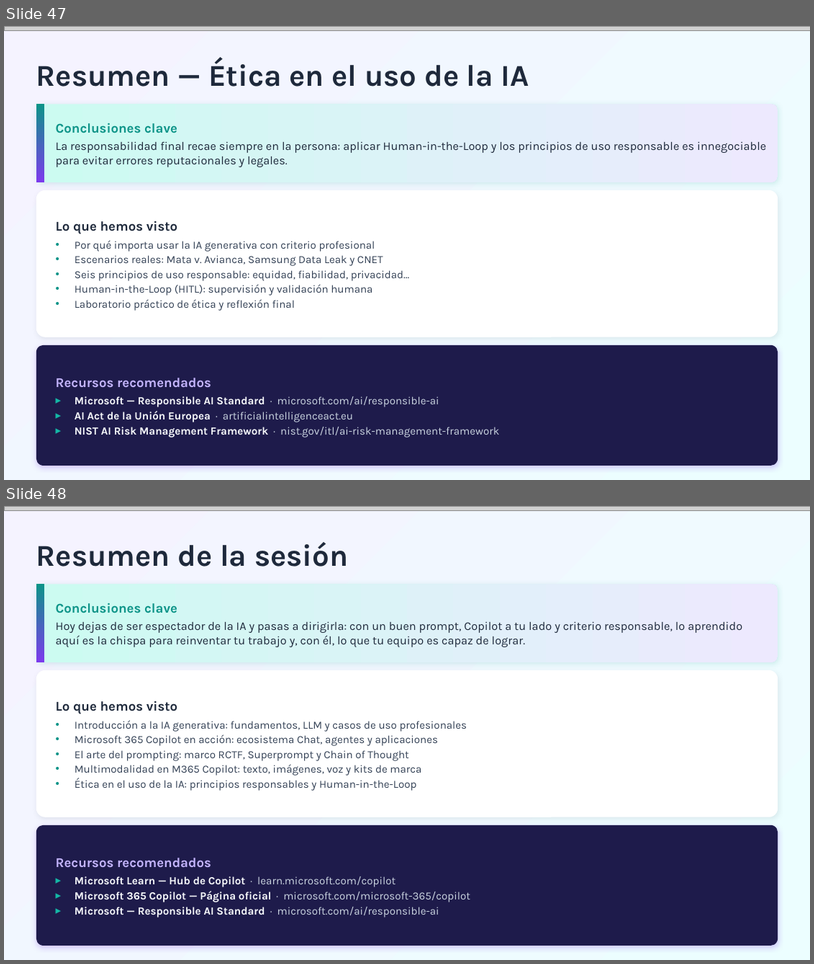
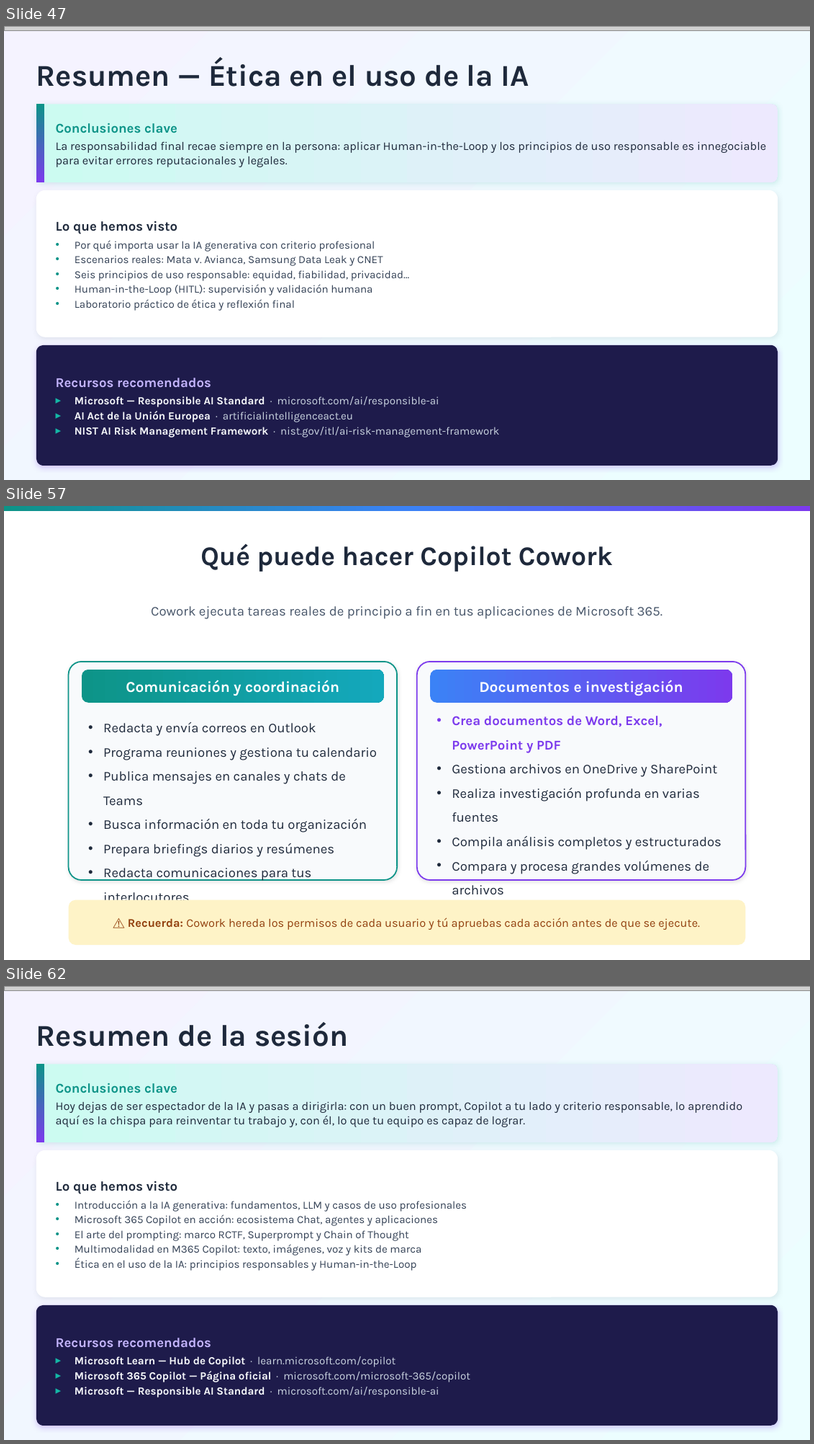
Before and after one commit to quizeth/Labs, a slide deck: IA y Copilot para business professionals/IA Generativa y Microsoft Copilot para profesionales.pptx. Shown one above the other, each under a label of ours: slides 47 and 48 before the commit, slides 47, 57 and 62 after it; the slides between them are not shown. The pictures are 814x964 and 814x1444 pixels, drawn with LibreOffice and Linux fonts; fonts in the diff are those of the drawing; grey boxes stand for pictures. Boxes give left, top, right and bottom in pixels: in the first picture for what was removed or moved away, otherwise in the second. Text is boxed around its words. In the diff, an @@ line names an element or a change of style, - is before the commit and + after.

```diff
--- a/IA y Copilot para business professionals/IA Generativa y Microsoft Copilot para profesionales.pptx
+++ b/IA y Copilot para business professionals/IA Generativa y Microsoft Copilot para profesionales.pptx
@@ slide 57 added at [4,506,810,960], background #FFFFFF @@
@@ rectangle added at [4,506,810,511], fill gradient #0D9488 to #3B82F6 to #7C3AED @@
@@ text added at [201,543,613,572], 32 pt, text #1E293B, bold @@
+Qué puede hacer Copilot Cowork
@@ text added at [151,606,663,619], 16 pt, text #475569 @@
+Cowork ejecuta tareas reales de principio a fin en tus aplicaciones de Microsoft 365.
@@ rounded rectangle added at [69,662,398,880], fill #F8FAFC, outline #0D9488 1.5 pt @@
@@ rounded rectangle added at [82,669,384,703], fill gradient #0D9488 to #14A8BC, 18 pt, text #FFFFFF, bold @@
+Comunicación y coordinación
@@ rounded rectangle added at [417,662,746,880], fill #F8FAFC, outline #7C3AED 1.5 pt @@
@@ rounded rectangle added at [430,669,733,703], fill gradient #3B82F6 to #7C3AED, 18 pt, text #FFFFFF, bold @@
+Documentos e investigación
@@ text added at [452,716,722,874], 16 pt, text #1E293B @@
+• Crea documentos de Word, Excel, PowerPoint y PDF
+• Gestiona archivos en OneDrive y SharePoint
+• Realiza investigación profunda en varias fuentes
+• Compila análisis completos y estructurados
+• Compara y procesa grandes volúmenes de archivos
@@ text added at [103,722,377,880], 16 pt, text #1E293B @@
+• Redacta y envía correos en Outlook
+• Programa reuniones y gestiona tu calendario
+• Publica mensajes en canales y chats de Teams
+• Busca información en toda tu organización
+• Prepara briefings diarios y resúmenes
+• Redacta comunicaciones para tus interlocutores
@@ rounded rectangle added at [69,900,746,944], fill #FEF3C7, 14 pt, text #92400E @@
+⚠ Recuerda: Cowork hereda los permisos de cada usuario y tú apruebas cada acción antes de que se ejecute.
@@ what was slide 48 is now slide 62 @@
```
Also in this commit, not shown: 8 slides changed, 13 other slides added.
